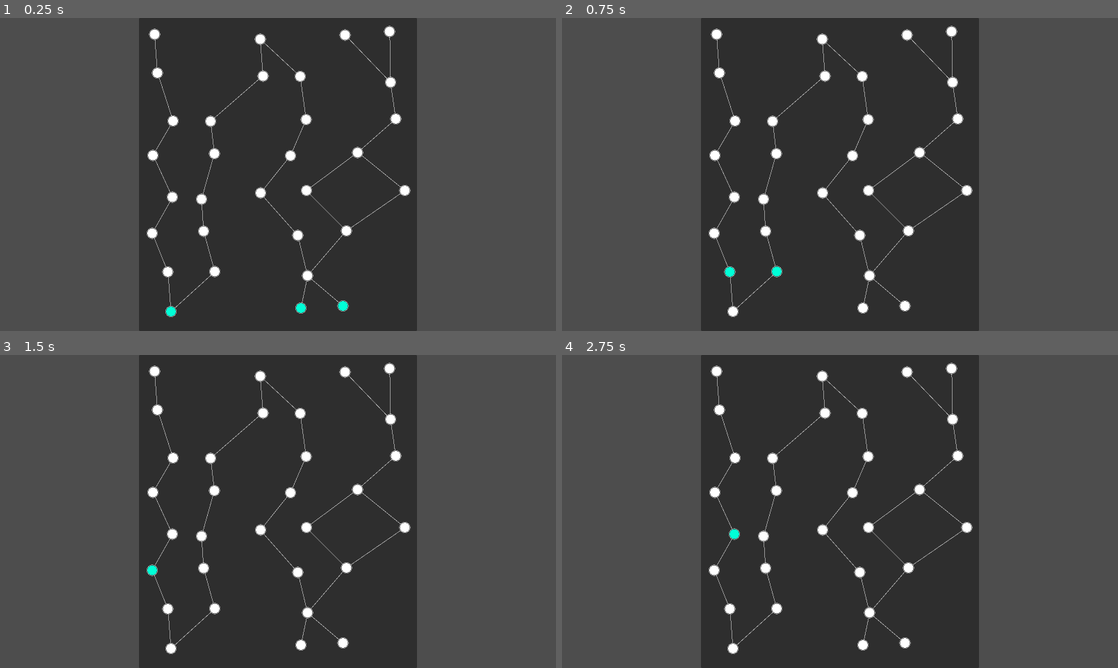
Above: before the commit, frames 1-4 (two rows, left to right).
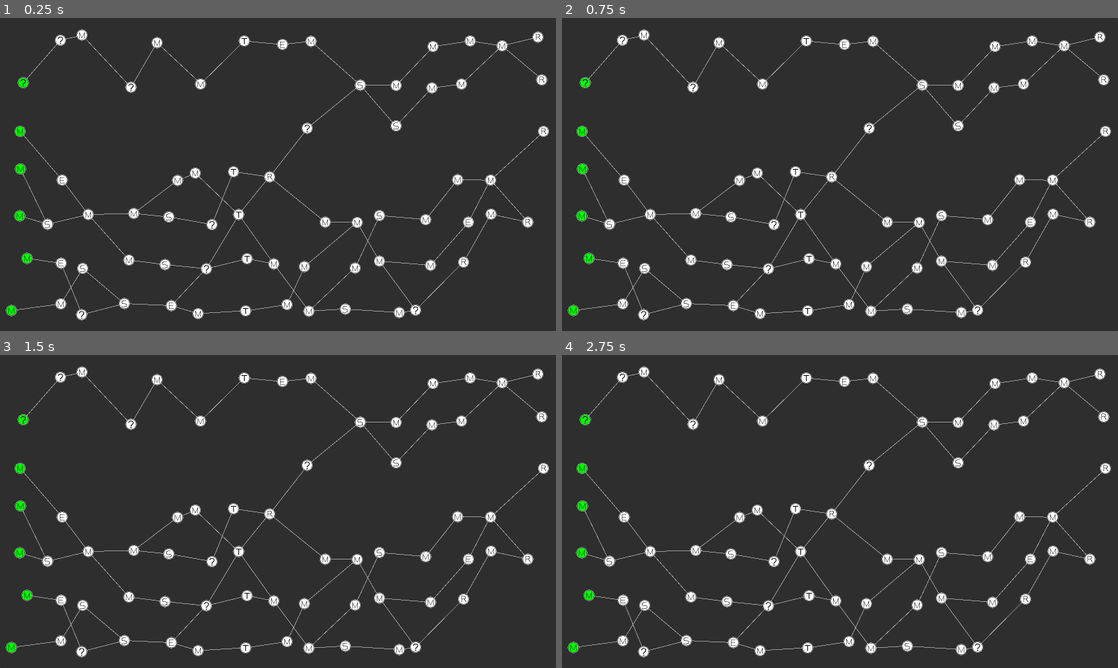
Above: after the commit, the same moments.

Repository: snails88/MapGeneration
Game: Godot game, scene res://Scenes/main.tscn
The game is run twice, just before and just after one commit, with the same random seed, the same clock (stepped at 60 frames per second) and the same inputs.
Inputs (mouse positions are in pixels of both pictures, inside the frame that each line leads up to):
- Up to frame 1 (0.25 s): no input
- Up to frame 2 (0.75 s): click (734, 312) at 0.52 s
- Up to frame 3 (1.5 s): click (166, 608) at 1.27 s
- Up to frame 4 (2.75 s): click (712, 570) at 2.02 s

The runs differ from the first frame. In frame 1, 54% of the frame differs, in the area x 0-100%, y 0-100%; in frame 2, 54%; in frame 3, 54%; in frame 4, 54%.

Commit message:
추가) 방 타입, 고정 방, 반고정 방 기능
방 타입은 입력한 확률에 따라 정해짐

고정 방 기능
원하는 층전체를 원하는 방 타입으로 고정

반(Anti)고정 기능
원하는 층에 해당 방 타입은 등장하지 않게함

Diff:
--- a/Scenes/main.tscn
+++ b/Scenes/main.tscn
@@ -1,18 +1,53 @@
-[gd_scene load_steps=2 format=3 uid="uid://11tvgkgelqt2"]
+[gd_scene load_steps=26 format=3 uid="uid://11tvgkgelqt2"]
 
 [ext_resource type="PackedScene" uid="uid://dldxewy0havbn" path="res://Scenes/map_manager.tscn" id="1_o4xhs"]
+[ext_resource type="Texture2D" uid="uid://b7p6dyo6140gd" path="res://Resources/Sprites/monster_normal.png" id="2_7uof6"]
+[ext_resource type="Texture2D" uid="uid://bhhvvuk8h4ny7" path="res://Resources/Sprites/event_normal.png" id="3_dr555"]
+[ext_resource type="Texture2D" uid="uid://b8sf0cq05b8ek" path="res://Resources/Sprites/store_normal.png" id="4_ceflw"]
+[ext_resource type="Texture2D" uid="uid://cloikf04kkhpp" path="res://Resources/Sprites/rest_normal.png" id="5_f1v4i"]
+[ext_resource type="Texture2D" uid="uid://dkqtget0rq8x7" path="res://Resources/Sprites/elite_normal.png" id="6_nqiv8"]
+[ext_resource type="Texture2D" uid="uid://b4kbhk4voc0jx" path="res://Resources/Sprites/tresure_normal.png" id="7_ciwlx"]
+[ext_resource type="Texture2D" uid="uid://crbr4ncbj4ote" path="res://Resources/Sprites/monster_pressed.png" id="8_1a6am"]
+[ext_resource type="Texture2D" uid="uid://b82oii8bbtvwt" path="res://Resources/Sprites/event_pressed.png" id="9_yux15"]
+[ext_resource type="Texture2D" uid="uid://b2rdoqsj3pwew" path="res://Resources/Sprites/store_pressed.png" id="10_e6khv"]
+[ext_resource type="Texture2D" uid="uid://bs4rqbwm86nda" path="res://Resources/Sprites/rest_pressed.png" id="11_tnbdk"]
+[ext_resource type="Texture2D" uid="uid://d3hoyp15w3ucr" path="res://Resources/Sprites/elite_pressed.png" id="12_eqtwd"]
+[ext_resource type="Texture2D" uid="uid://0wayi522vdq6" path="res://Resources/Sprites/tresure_pressed.png" id="13_jpjqq"]
+[ext_resource type="Texture2D" uid="uid://dd6ddpxg08ne" path="res://Resources/Sprites/monster_hover.png" id="14_ujfcl"]
+[ext_resource type="Texture2D" uid="uid://dvgm4tulamti1" path="res://Resources/Sprites/event_hover.png" id="15_0wt5o"]
+[ext_resource type="Texture2D" uid="uid://cf5kev5gna0ku" path="res://Resources/Sprites/store_hover.png" id="16_0e0uv"]
+[ext_resource type="Texture2D" uid="uid://cs3fn1rg6fver" path="res://Resources/Sprites/rest_hover.png" id="17_5hg1p"]
+[ext_resource type="Texture2D" uid="uid://cijcbc1kwoijx" path="res://Resources/Sprites/elite_hover.png" id="18_rbeh1"]
+[ext_resource type="Texture2D" uid="uid://vu325pb0ikek" path="res://Resources/Sprites/tresure_hover.png" id="19_0ybjx"]
+[ext_resource type="Texture2D" uid="uid://vvytm6eho2e7" path="res://Resources/Sprites/monster_disable.png" id="20_modpn"]
+[ext_resource type="Texture2D" uid="uid://dbvv5piebxq1s" path="res://Resources/Sprites/event_disable.png" id="21_iygn6"]
+[ext_resource type="Texture2D" uid="uid://dyc640up25w0w" path="res://Resources/Sprites/store_disable.png" id="22_aiuha"]
+[ext_resource type="Texture2D" uid="uid://dwr3wb0wcrdam" path="res://Resources/Sprites/rest_disable.png" id="23_rbbwl"]
+[ext_resource type="Texture2D" uid="uid://c53b5dklhiwx8" path="res://Resources/Sprites/elite_disable.png" id="24_e5byj"]
+[ext_resource type="Texture2D" uid="uid://4m4fr1aoilku" path="res://Resources/Sprites/treasure_disable.png" id="25_gyivi"]
 
 [node name="Main" type="Node2D"]
 
 [node name="CanvasLayer" type="CanvasLayer" parent="."]
 
-[node name="MapGenerator" parent="CanvasLayer" instance=ExtResource("1_o4xhs")]
+[node name="MapManager" parent="CanvasLayer" instance=ExtResource("1_o4xhs")]
 offset_left = -800.0
 offset_top = -450.0
 offset_right = -800.0
 offset_bottom = -450.0
-mapSize = Vector2(800, 900)
-gridCount = Vector2(6, 8)
+mapSize = Vector2(1600, 900)
+gridCount = Vector2(15, 7)
+horizontal = true
 downhillForVertical = false
-pathLoopCount = 5
+pathLoopCount = 6
 shakePosition = 0.02
+type = Array[String](["Enemy", "Event", "Store", "Rest", "Elite", "Treasure"])
+probability = Array[int]([100, 30, 20, 15, 20, 1])
+floor = Array[int]([15, 7])
+roomType = Array[String](["Rest", "Treasure"])
+ignoreFloor = Array[int]([1, 1, 1, 14])
+ignoreType = Array[String](["Store", "Elite", "Rest", "Rest"])
+normal = Array[Texture2D]([ExtResource("2_7uof6"), ExtResource("3_dr555"), ExtResource("4_ceflw"), ExtResource("5_f1v4i"), ExtResource("6_nqiv8"), ExtResource("7_ciwlx")])
+pressed = Array[Texture2D]([ExtResource("8_1a6am"), ExtResource("9_yux15"), ExtResource("10_e6khv"), ExtResource("11_tnbdk"), ExtResource("12_eqtwd"), ExtResource("13_jpjqq")])
+hover = Array[Texture2D]([ExtResource("14_ujfcl"), ExtResource("15_0wt5o"), ExtResource("16_0e0uv"), ExtResource("17_5hg1p"), ExtResource("18_rbeh1"), ExtResource("19_0ybjx")])
+disabled = Array[Texture2D]([ExtResource("20_modpn"), ExtResource("21_iygn6"), ExtResource("22_aiuha"), ExtResource("23_rbbwl"), ExtResource("24_e5byj"), ExtResource("25_gyivi")])
--- a/Scenes/room.tscn
+++ b/Scenes/room.tscn
@@ -1,10 +1,6 @@
-[gd_scene load_steps=6 format=3 uid="uid://bet4fo43a6oye"]
+[gd_scene load_steps=2 format=3 uid="uid://bet4fo43a6oye"]
 
 [ext_resource type="Script" path="res://Scripts/room.gd" id="1_w2xfv"]
-[ext_resource type="Texture2D" uid="uid://bd6gx3xt2jkyw" path="res://Resources/Sprites/node_normal.png" id="2_e3l7b"]
-[ext_resource type="Texture2D" uid="uid://dqrulimqjmt2d" path="res://Resources/Sprites/node_pressed.png" id="3_8ttm4"]
-[ext_resource type="Texture2D" uid="uid://cqsu5wmpososy" path="res://Resources/Sprites/node_hover.png" id="4_20o85"]
-[ext_resource type="Texture2D" uid="uid://citxp3rfiivvh" path="res://Resources/Sprites/node_disable.png" id="5_bk636"]
 
 [node name="Room" type="Control"]
 layout_mode = 3
@@ -27,9 +23,5 @@
 offset_top = -16.0
 offset_right = 16.0
 offset_bottom = 16.0
-texture_normal = ExtResource("2_e3l7b")
-texture_pressed = ExtResource("3_8ttm4")
-texture_hover = ExtResource("4_20o85")
-texture_disabled = ExtResource("5_bk636")
 
 [connection signal="pressed" from="Button" to="." method="_on_button_pressed"]
--- a/Scripts/map_manager.gd
+++ b/Scripts/map_manager.gd
@@ -5,6 +5,7 @@
 
 var RANDOM_PERCENT = 65
 
+@export_group("Map Generation")
 @export var mapSize = Vector2(1,1)
 @export var gridCount = Vector2(1,1)
 @export var horizontal = false
@@ -12,6 +13,27 @@
 @export var pathLoopCount = 2
 @export var maxSideRange = 1
 @export var shakePosition = 0.01
+
+# 종류, 확률
+@export_subgroup("Room Type")
+@export var type: Array[String]
+@export var probability: Array[int]
+
+# 고정할 층, 종류
+@export_subgroup("Fixed Room")
+@export var floor: Array[int]
+@export var roomType: Array[String]
+
+@export_subgroup("Anti Fixed Room")
+@export var ignoreFloor: Array[int]
+@export var ignoreType: Array[String]
+
+# 방 이미지
+@export_subgroup("Room Texture")
+@export var normal: Array[Texture2D]
+@export var pressed: Array[Texture2D]
+@export var hover: Array[Texture2D]
+@export var disabled: Array[Texture2D]
 
 @onready var map = $Map
 
@@ -29,20 +51,20 @@
 	remove_empty_room()
 	set_selectable(true)
 
-func select_room(value):
+func select_room(_value):
 	set_selectable(false)
-	currentRoom = value
+	currentRoom = _value
 	# 임시로 바로 선택가능하게 해둠
 	set_selectable(true)
 
-func set_selectable(value):
+func set_selectable(_value):
 	if currentRoom != null:
 		for i in range(currentRoom.nextRoom.size()):
-			currentRoom.nextRoom[i].set_selectable(value)
+			currentRoom.nextRoom[i].set_selectable(_value)
 	else:
 		for i in range(breadth):
 			if exist_room(0, i):
-				get_room(0, i).set_selectable(value)
+				get_room(0, i).set_selectable(_value)
 
 func make_grid():
 	if horizontal:
@@ -62,6 +84,7 @@
 			map.add_child(grids[i][j])
 			var roomInstance = room.instantiate()
 			roomInstance.room_selected.connect(select_room)
+			select_room_type(i, roomInstance)
 			grids[i][j].add_child(roomInstance)
 			grids[i][j].size = Vector2(map.size.x / gridCount.x, map.size.y / gridCount.y)
 			roomInstance.position = Vector2(grids[i][j].size.x * 0.5, grids[i][j].size.y * 0.5)
@@ -91,8 +114,45 @@
 				get_room(i, j).queue_free()
 
 
-func get_room(x, y):
-	return grids[x][y].get_child(0)
+func select_room_type(_depth, _instance):
+	for i in range(floor.size()):
+		if floor[i] == _depth + 1:
+			var texIndex = 0
+			for j in range(type.size()):
+				if type[j] == roomType[i]:
+					texIndex = j
+					break
+			_instance.set_type(roomType[i], normal[texIndex], pressed[texIndex], hover[texIndex], disabled[texIndex])
+			return
 
-func exist_room(x, y):
-	return grids[x][y].get_child_count() > 0
+	var totalP = 0
+	for i in range(probability.size()):
+		totalP += probability[i]
+
+	for i in range(ignoreFloor.size()):
+		if _depth + 1 == ignoreFloor[i]:
+			for j in range(type.size()):
+				if ignoreFloor[i] == _depth + 1 and ignoreType[i] == type[j]:
+					totalP -= probability[j]
+					break
+
+	var rand = randi_range(0, totalP)
+	for i in range(probability.size()):
+		var ignore = false
+		for j in range(ignoreFloor.size()):
+			if _depth + 1 == ignoreFloor[j]:
+				if ignoreFloor[j] == _depth + 1 and ignoreType[j] == type[i]:
+					ignore = true
+		if ignore:
+			continue
+		if rand <= probability[i]:
+			_instance.set_type(type[i], normal[i], pressed[i], hover[i], disabled[i])
+			return
+		else:
+			rand -= probability[i]
+
+func get_room(_x, _y):
+	return grids[_x][_y].get_child(0)
+
+func exist_room(_x, _y):
+	return grids[_x][_y].get_child_count() > 0
--- a/Scripts/room.gd
+++ b/Scripts/room.gd
@@ -1,7 +1,8 @@
 extends Control
 
-signal room_selected(value)
+signal room_selected(_value)
 
+var type = ""
 var nextRoom = []
 var connected = false
 
@@ -14,19 +15,27 @@
 	for i in range(nextRoom.size()):
 		draw_line(Vector2.ZERO, nextRoom[i].global_position - self.global_position, Color.WHITE, 1)
 
-func add_path(path):
-	if nextRoom.find(path) < 0:
-		nextRoom.append(path)
-		path.connected = true
+func add_path(_path):
+	if nextRoom.find(_path) < 0:
+		nextRoom.append(_path)
+		_path.connected = true
 
 func get_path_count():
 	return nextRoom.size()
 
-func set_selectable(value):
-	if value:
+func set_selectable(_value):
+	if _value:
 		button.disabled = false
 	else:
 		button.disabled = true
 
+func set_type(_value, _normal, _pressed, _hover, _disabled):
+	type = _value
+	get_child(0).texture_normal = _normal
+	get_child(0).texture_pressed = _pressed
+	get_child(0).texture_hover = _hover
+	get_child(0).texture_disabled = _disabled
+
+
 func _on_button_pressed():
 	emit_signal("room_selected", self)
Binary file added: Resources/Sprites/elite_disable.png
Not shown, added: Resources/Sprites/elite_disable.png.import
Binary file added: Resources/Sprites/elite_hover.png
Not shown, added: Resources/Sprites/elite_hover.png.import
Binary file added: Resources/Sprites/elite_normal.png
Not shown, added: Resources/Sprites/elite_normal.png.import
Binary file added: Resources/Sprites/elite_pressed.png
Not shown, added: Resources/Sprites/elite_pressed.png.import
Binary file added: Resources/Sprites/event_disable.png
Not shown, added: Resources/Sprites/event_disable.png.import
Binary file added: Resources/Sprites/event_hover.png
Not shown, added: Resources/Sprites/event_hover.png.import
(and 40 more such lines)
